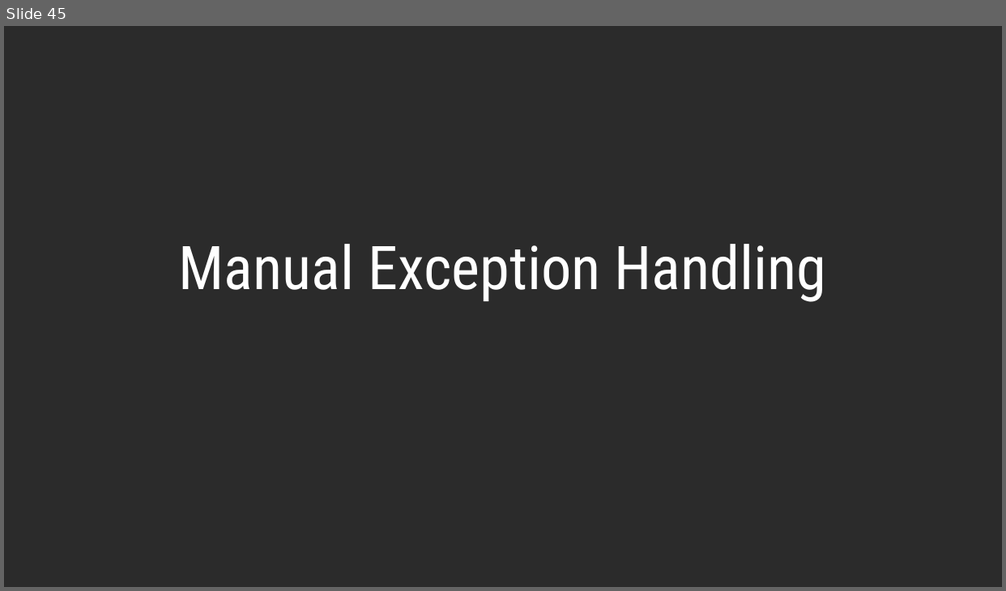
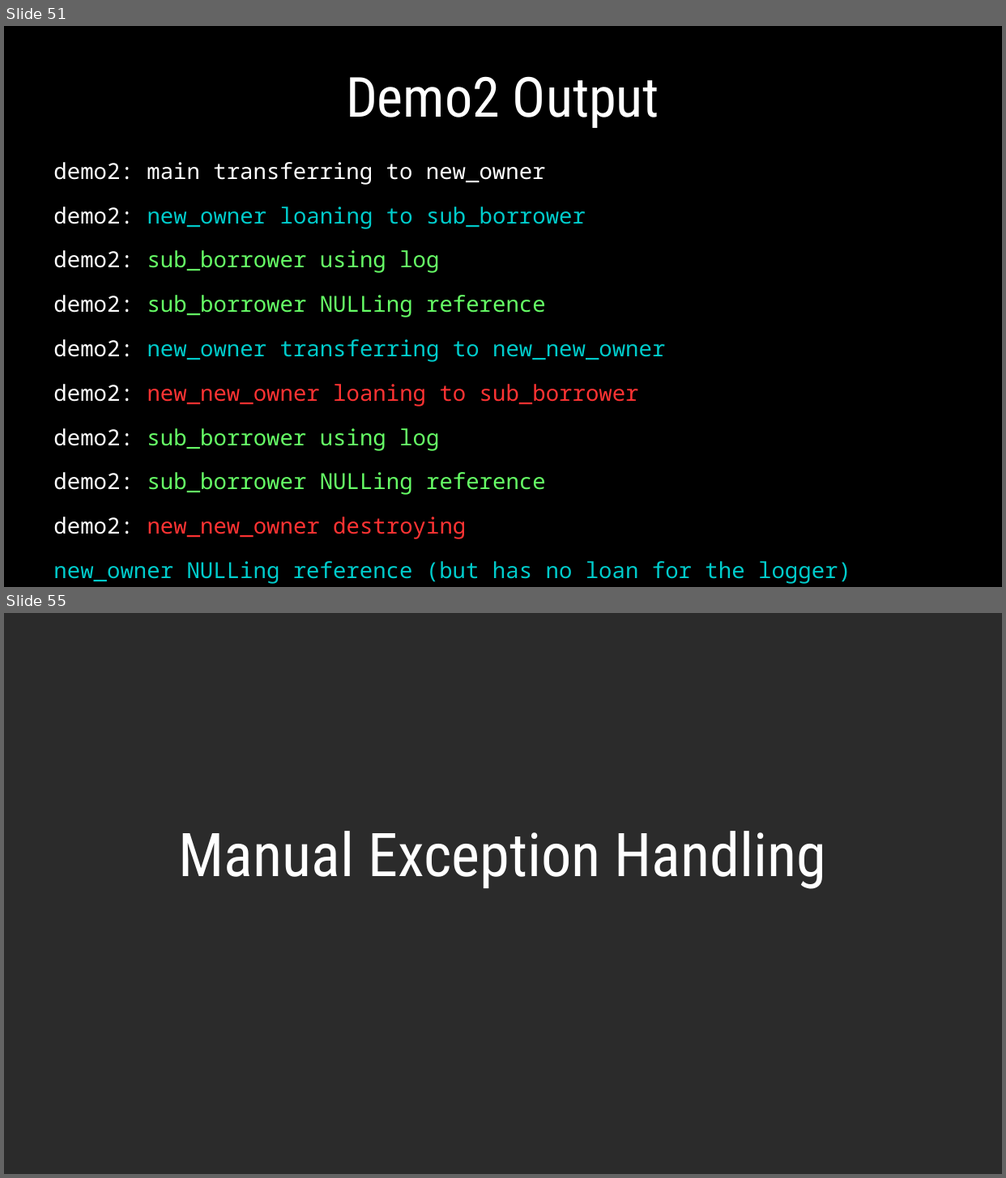
Before and after one commit to dllaurence/youngmanandc, a slide deck: 2020-youngmanandthec-scale.odp. Shown one above the other, each under a label of ours: slide 45 before the commit, slides 51 and 55 after it; the slides between them are not shown. The pictures are 1006x591 and 1006x1178 pixels, drawn with LibreOffice and Linux fonts; fonts in the diff are those of the drawing; background and template pictures are left out; a plain dark background stands for a picture behind light text. Boxes give left, top, right and bottom in pixels: in the first picture for what was removed or moved away, otherwise in the second. Text is boxed around its words. In the diff, an @@ line names an element or a change of style, - is before the commit and + after.

```diff
--- a/2020-youngmanandthec-scale.odp
+++ b/2020-youngmanandthec-scale.odp
@@ slide 51 added at (4, 26, 1002, 587), background #000000 @@
@@ title added at (346, 76, 659, 128), 44 pt, text #FFFFFF @@
+Demo2 Output
@@ text added at (53, 162, 851, 584), 17.6 pt, text #FFFFFF @@
+demo2: main transferring to new_owner
+demo2: new_owner loaning to sub_borrower
+demo2: sub_borrower using log
+demo2: sub_borrower NULLing reference
+demo2: new_owner transferring to new_new_owner
+demo2: new_new_owner loaning to sub_borrower
+demo2: sub_borrower using log
+demo2: sub_borrower NULLing reference
+demo2: new_new_owner destroying
+new_owner NULLing reference (but has no loan for the logger)
+main NULLing reference (but has no loan for the logger)
@@ what was slide 45 is now slide 55 @@
```
Also in this commit, not shown: 13 slides changed, 14 other slides added, 3 slides removed.
